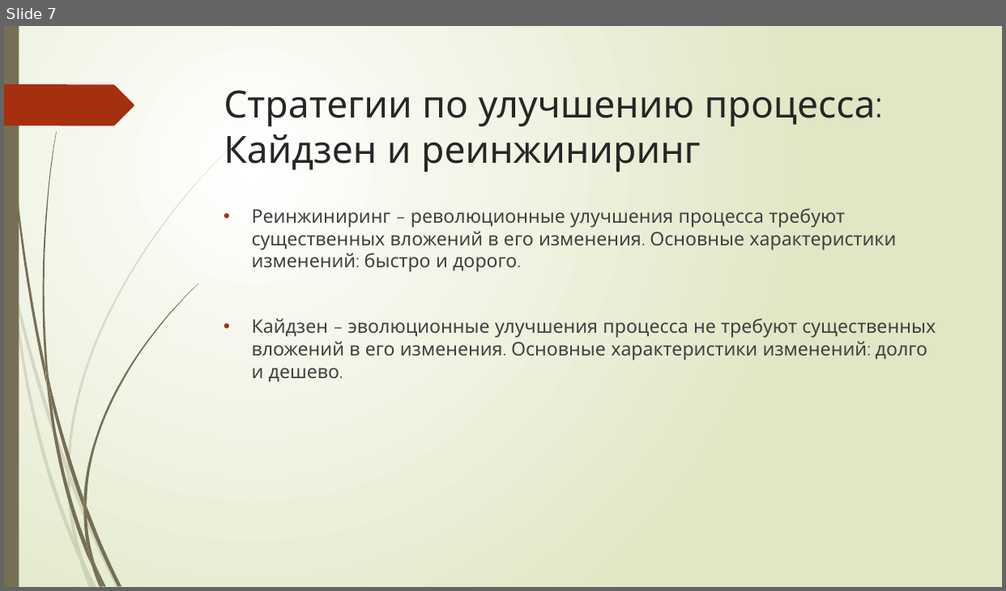
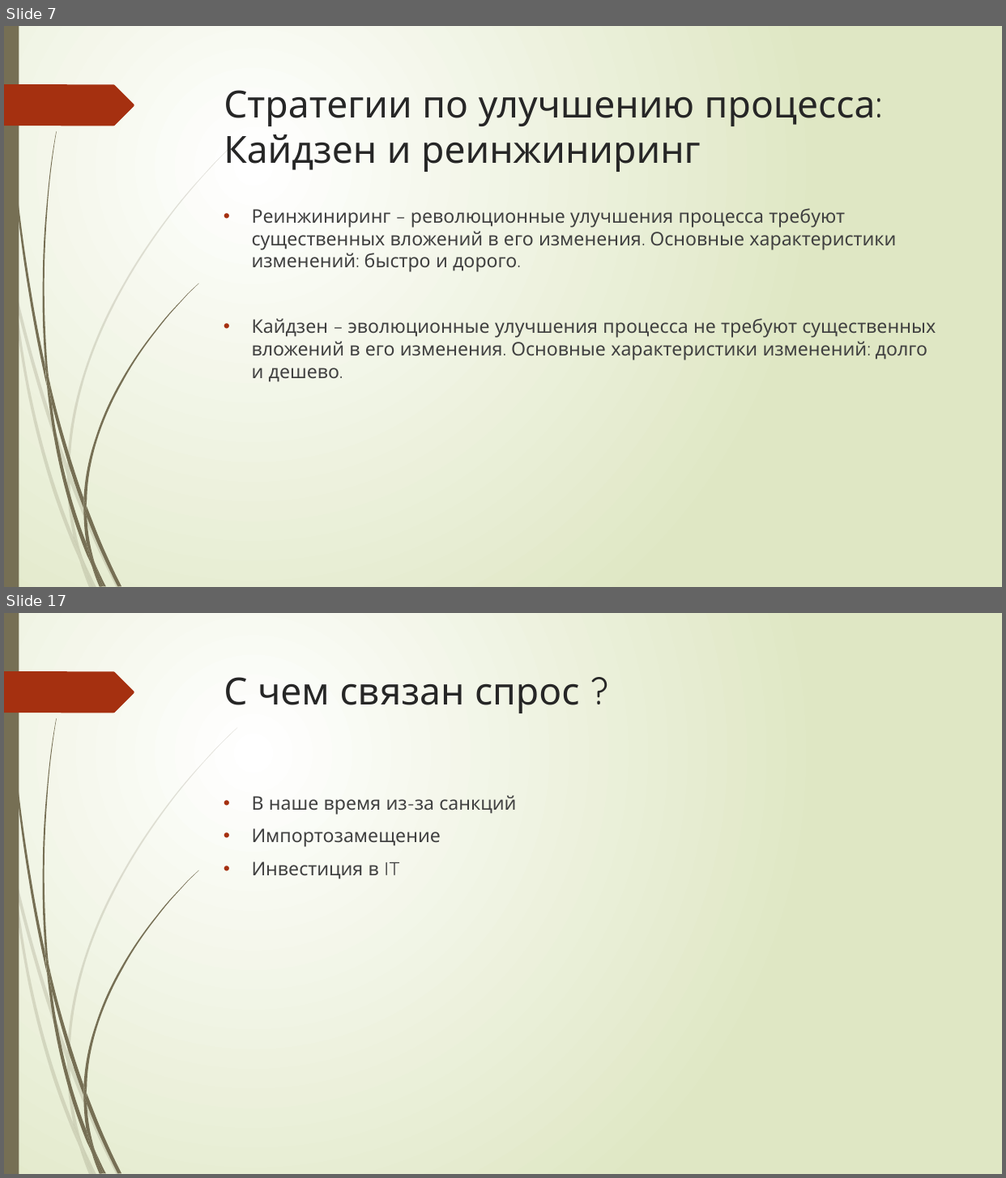
Before and after one commit to Vadilandus/Antonyuk-Vadim-Algoritm, a slide deck: Скиллбокс.pptx. Shown one above the other, each under a label of ours: slide 7 before the commit, slides 7 and 17 after it; the slides between them are not shown. The pictures are 1006x591 and 1006x1178 pixels, drawn with LibreOffice and Linux fonts; fonts in the diff are those of the drawing. Boxes give left, top, right and bottom in pixels: in the first picture for what was removed or moved away, otherwise in the second. Text is boxed around its words. In the diff, an @@ line names an element or a change of style, - is before the commit and + after.

```diff
--- a/Скиллбокс.pptx
+++ b/Скиллбокс.pptx
@@ slide 17 added at (4, 613, 1002, 1174), background gradient #FFFFFF to #DFE8C4; not listed: 24 template elements that a slide beside it also shows @@
@@ title added at (224, 677, 580, 713), 36 pt, text #262626 @@
+С чем связан спрос ?
@@ text added at (252, 795, 516, 879), 18 pt, text #404040 @@
+• В наше время из-за санкций
+• Импортозамещение
+• Инвестиция в IT
```
Also in this commit, not shown: 13 other slides added.
